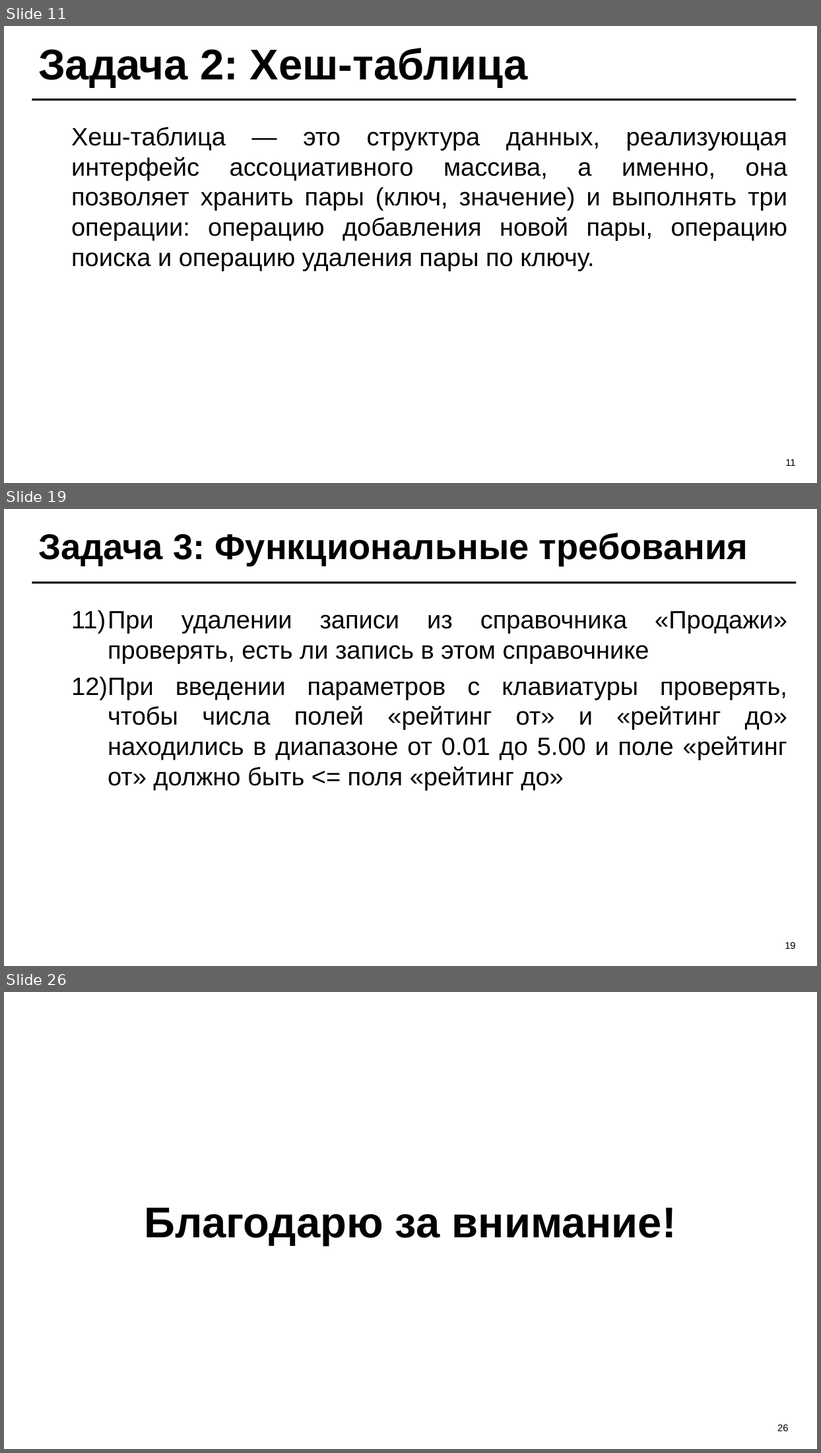
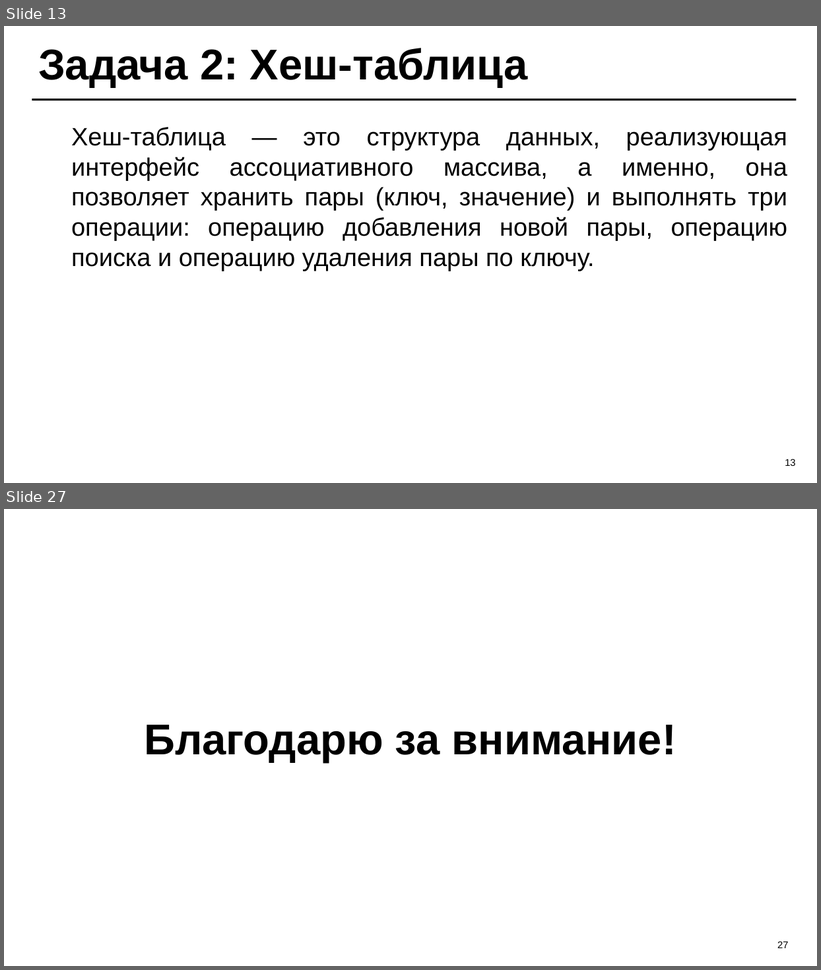
Before and after one commit to TheFusterMan/KursProject, a slide deck: Курсовой проект 2025 - ИС Юридическая фирма Б9123-09.03.04.ppt. Shown one above the other, each under a label of ours: slides 11, 19 and 26 before the commit, slides 13 and 27 after it; the slides between them are not shown. The pictures are 821x1453 and 821x970 pixels, drawn with LibreOffice and Linux fonts; fonts in the diff are those of the drawing; background and template pictures are left out. Boxes give left, top, right and bottom in pixels: in the first picture for what was removed or moved away, otherwise in the second. Text is boxed around its words. In the diff, an @@ line names an element or a change of style, - is before the commit and + after.

```diff
--- a/Курсовой проект 2025 - ИС Юридическая фирма Б9123-09.03.04.ppt
+++ b/Курсовой проект 2025 - ИС Юридическая фирма Б9123-09.03.04.ppt
@@ slide 19 removed at box(4, 509, 817, 966), background #FFFFFF; not listed: 1 template element that a slide beside it also shows @@
@@ title removed at box(38, 533, 748, 566) @@
-Задача 3: Функциональные требования
@@ text removed at box(71, 610, 787, 790) @@
-11) При удалении записи из справочника «Продажи» проверять, есть ли запись в этом справочнике
-12) При введении параметров с клавиатуры проверять, чтобы числа полей «рейтинг от» и «рейтинг до» находились в диапазоне от 0.01 до 5.00 и поле «рейтинг от» должно быть <= поля «рейтинг до»
@@ page number removed at box(785, 942, 795, 949) @@
-19
@@ what was slide 11 is now slide 13 @@
@@ page number at box(785, 459, 795, 466): text changed @@
-11
+13
@@ what was slide 26 is now slide 27 @@
@@ page number at box(778, 941, 788, 949): text changed @@
-26
+27
```
Also in this commit, not shown: 17 slides changed, 7 slides added, 5 other slides removed, 7 other files.
